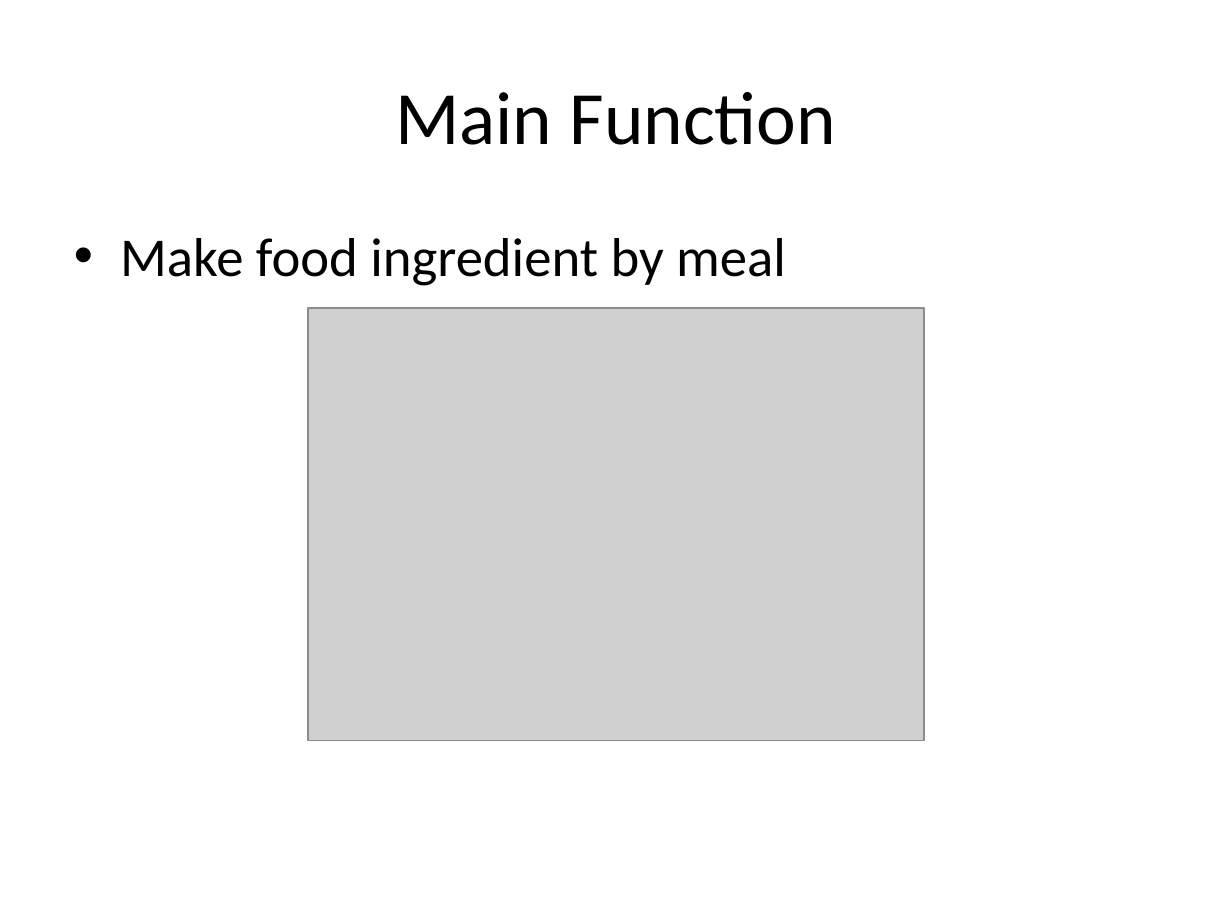
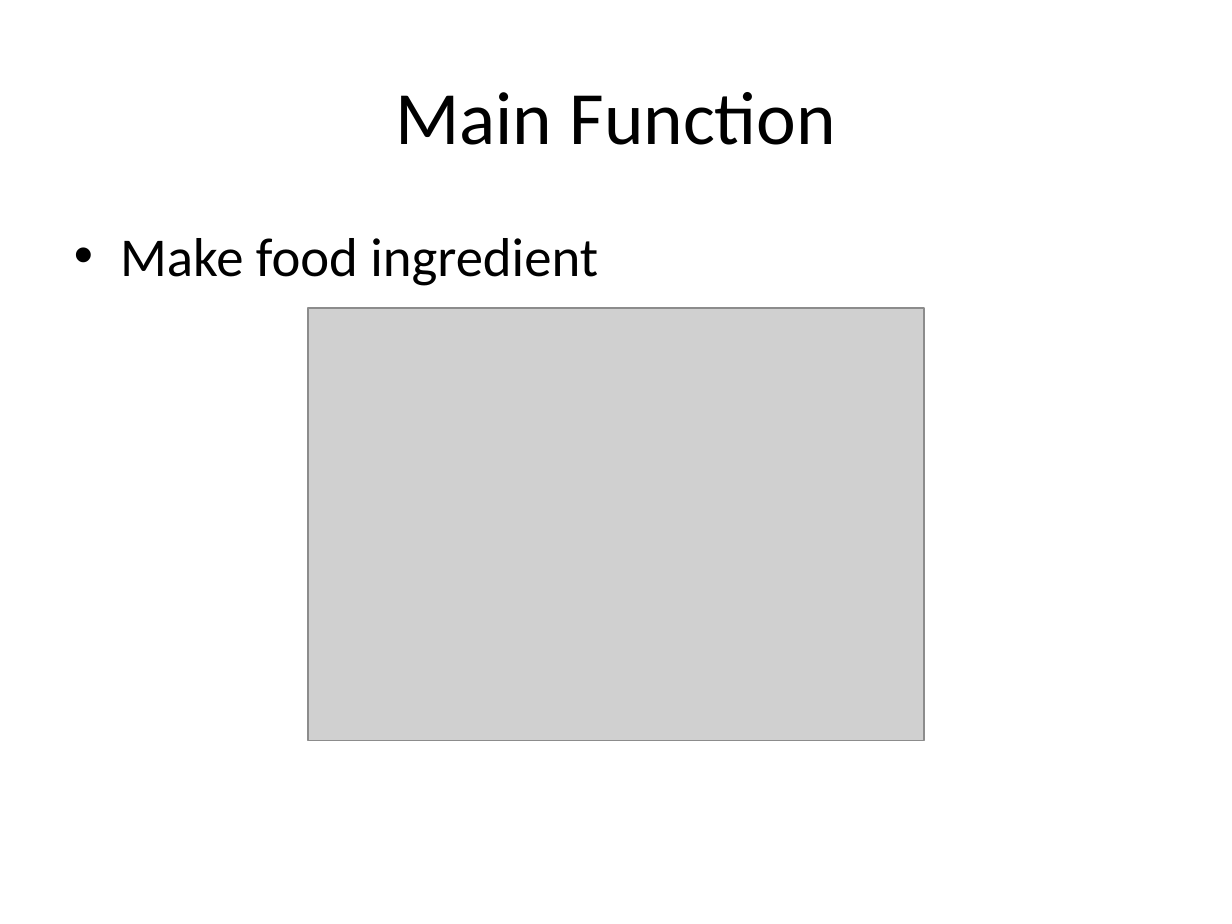
Before and after one commit to quantdse60878/HSTS, a slide deck: slide 6 of docs/Temperature Presentation/Quy/New_Common.pptx. Drawn at 1232x924 pixels with LibreOffice and Linux fonts; fonts in the diff are those of the drawing; grey boxes stand for pictures. Boxes give left, top, right and bottom in pixels: in the first picture for what was removed or moved away, otherwise in the second. Text is boxed around its words. In the diff, an @@ line names an element or a change of style, - is before the commit and + after.

Commit message:
qwe

```diff
--- a/docs/Temperature Presentation/Quy/New_Common.pptx
+++ b/docs/Temperature Presentation/Quy/New_Common.pptx
@@ text at (120,238,598,286): text changed @@
-• Make food ingredient by meal
+• Make food ingredient
```
